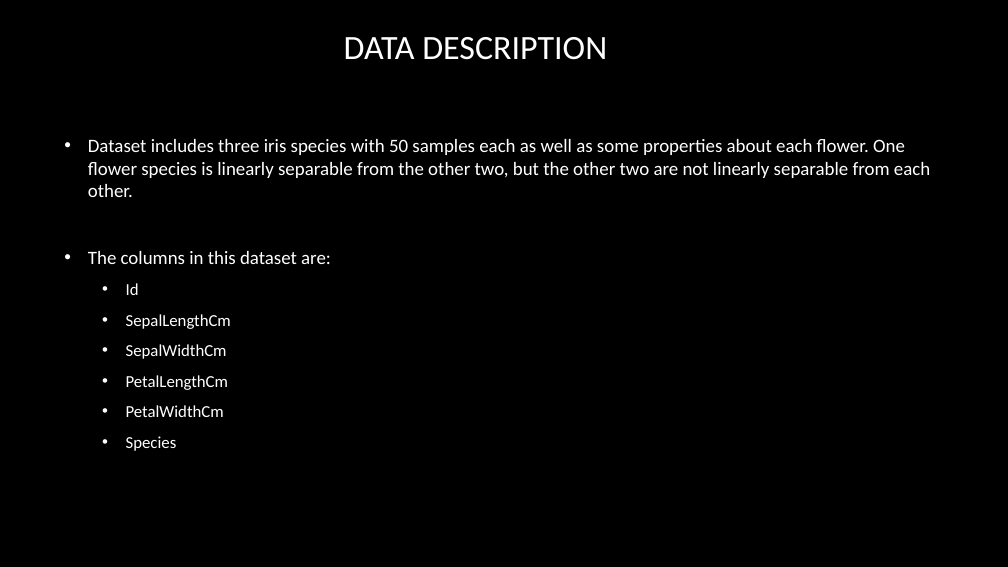
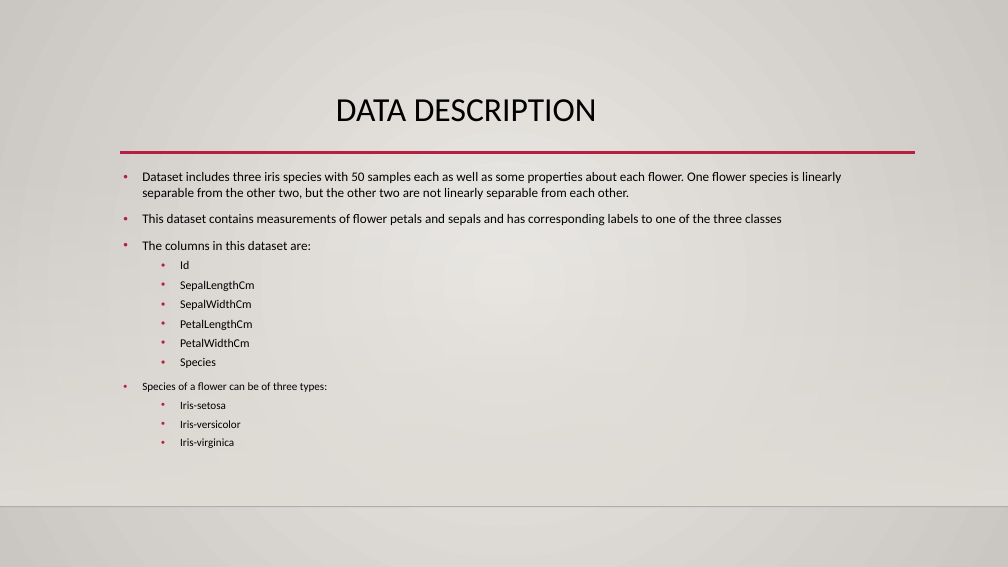
Before and after one commit to rajgupta-github/MachineLearning-with-Python, a slide deck: slide 3 of projects/IrisDataSetClassifier/MLIntermediate Project - Iris Classifier.pptx. Drawn at 1008x567 pixels with LibreOffice and Linux fonts; fonts in the diff are those of the drawing; background and template pictures are left out. Boxes give left, top, right and bottom in pixels: in the first picture for what was removed or moved away, otherwise in the second. Text is boxed around its words. In the diff, an @@ line names an element or a change of style, - is before the commit and + after.

```diff
--- a/projects/IrisDataSetClassifier/MLIntermediate Project - Iris Classifier.pptx
+++ b/projects/IrisDataSetClassifier/MLIntermediate Project - Iris Classifier.pptx
@@ background picture (left out) to gradient #ECEAE7 to #CAC7C1 @@
@@ title "DATA DESCRIPTION": place and size @@
-title "DATA DESCRIPTION" at box(344, 37, 607, 60)
+title "DATA DESCRIPTION" at box(336, 99, 597, 122)
@@ title "DATA DESCRIPTION" at box(336, 99, 597, 122): size 32.4 to 32 pt, text colour #FFFFFF to #000000; line spacing 1 to 0.9; vertical alignment middle to top @@
@@ text "Dataset includes three iris species ...": place and size @@
-text "Dataset includes three iris species ..." at box(88, 139, 930, 451)
+text "Dataset includes three iris species ..." at box(142, 172, 841, 448)
@@ text "Dataset includes three iris species ..." at box(142, 172, 841, 448): vertical alignment middle to top @@
@@ rectangle added at box(0, 167, 1008, 507), fill gradient #DFDBD5 @@
@@ line added from (120, 153) to (915, 153), #B71E42 2.5 pt @@
@@ text at box(142, 172, 841, 368): size 18 to 12.5 pt in "Dataset includes three iris species with 50 ...", "The columns in this dataset are:"; text colour #FFFFFF to #000000 in "Dataset includes three iris species with 50 ...", "The columns in this dataset are:", "Id", "SepalLengthCm" and 4 more places; size 16 to 11.2 pt in "Id", "SepalLengthCm", "SepalWidthCm", "PetalLengthCm" and 2 more places; indent changed; bullet colour #FFFFFF to #B71E42; less space between paragraphs @@
@@ text at box(142, 214, 782, 226): paragraph added @@
+• This dataset contains measurements of flower petals and sepals and has corresponding labels to one of the three classes
@@ text at box(142, 382, 327, 448): paragraphs added @@
+• Species of a flower can be of three types:
+  • Iris-setosa
+  • Iris-versicolor
+  • Iris-virginica
@@ line added from (0, 507) to (1008, 507), #000001 1 pt @@
```
Also in this commit, not shown: 9 other slides changed, 6 slides added, 5 slides removed, 6 other files.
